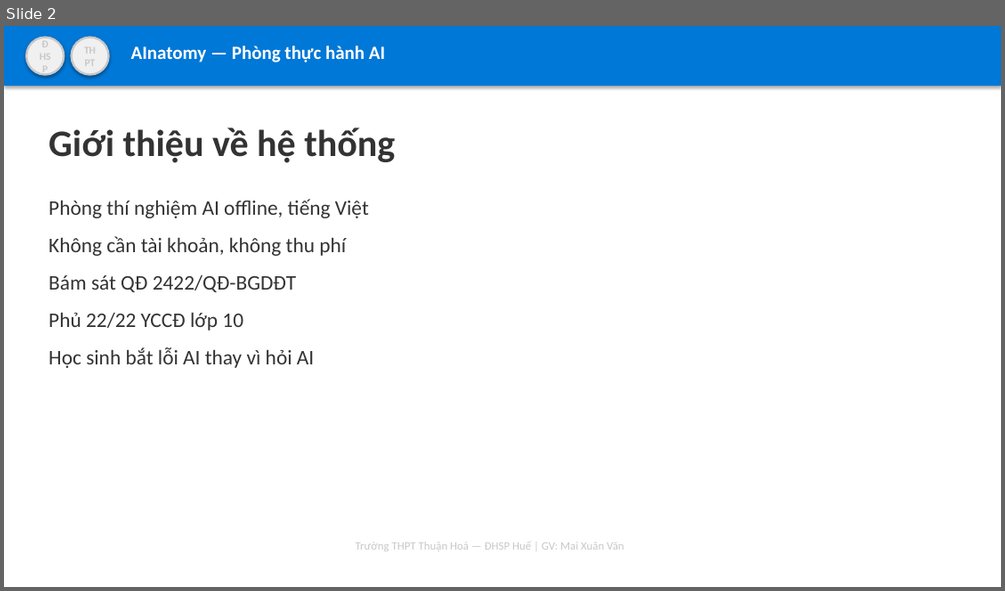
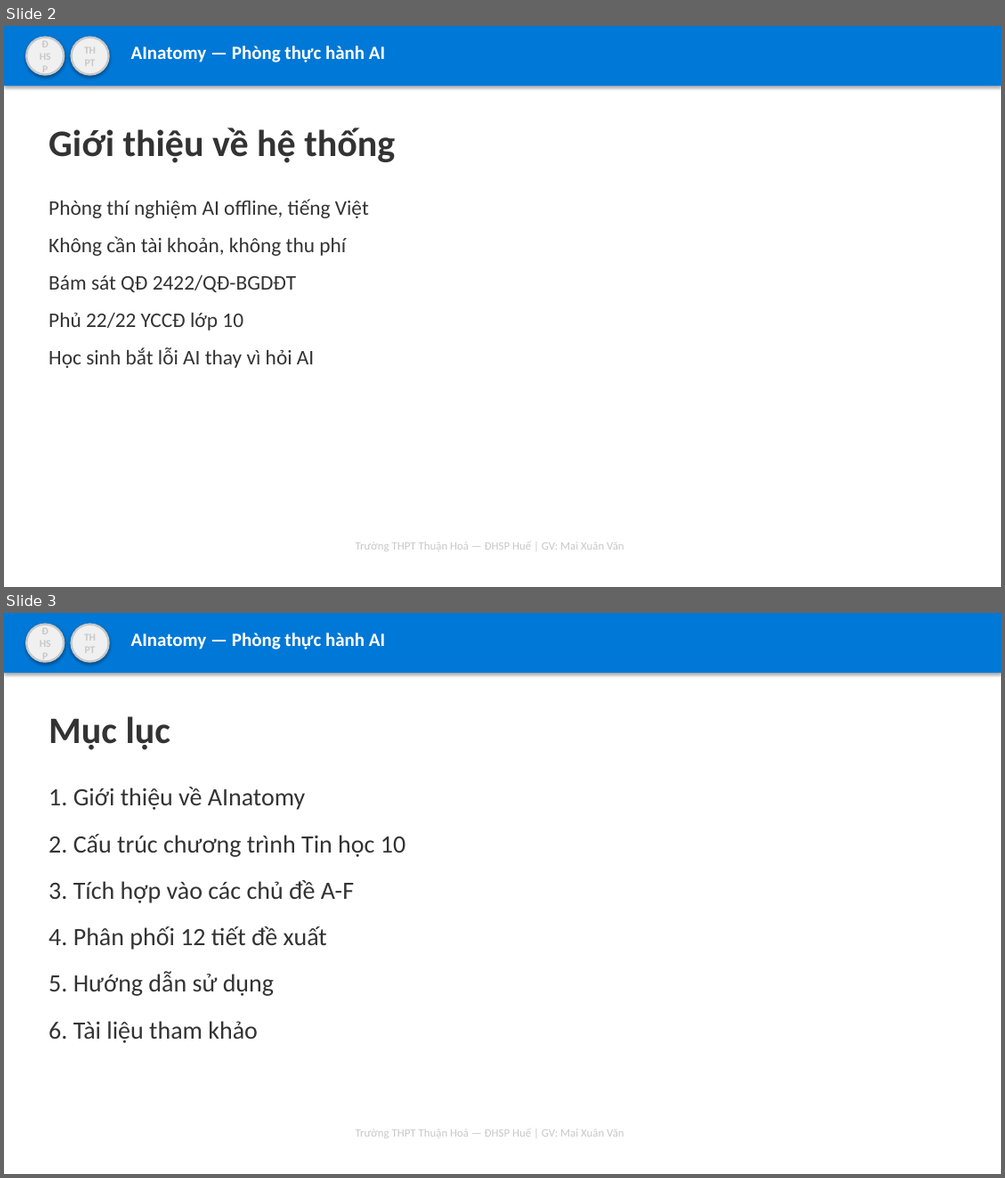
Before and after one commit to mxuanvan02/ainatomy, a slide deck: template_thuanhoa.pptx. Shown one above the other, each under a label of ours: slide 2 before the commit, slides 2 and 3 after it. The pictures are 1005x591 and 1005x1178 pixels, drawn with LibreOffice and Linux fonts; fonts in the diff are those of the drawing. Boxes give left, top, right and bottom in pixels: in the first picture for what was removed or moved away, otherwise in the second. Text is boxed around its words. In the diff, an @@ line names an element or a change of style, - is before the commit and + after.

Commit message:
Thêm template PowerPoint 8 slides và tài liệu tích hợp chương trình
- Tạo template_thuanhoa.pptx với 8 slides: bìa, giới thiệu, mục lục, 2 cột, kết thúc, giới thiệu hệ thống, tích hợp chương trình, hướng dẫn sử dụng
- Thêm HUONG_DAN_TICH_HOP.md: hướng dẫn tích hợp AInatomy vào 28 bài SGK Tin học 10
- Thêm HUONG_DAN_CHEN_LOGO.md: hướng dẫn chèn logo trường vào template
- Cập nhật README.md: thêm thông tin tác giả GV Mai Xuân Văn
- Nghiệm thu: 97/97 tiêu chí đạt

```diff
--- a/template_thuanhoa.pptx
+++ b/template_thuanhoa.pptx
@@ slide 3 added at [4, 613, 1001, 1174], background #FFFFFF @@
@@ rectangle added at [4, 613, 1001, 673], fill #0078D7 @@
@@ ellipse added at [26, 625, 64, 662], fill #F0F0F0, outline #C8C8C8 2 pt, 10 pt, text #C8C8C8, bold @@
+ĐHSP
@@ ellipse added at [72, 625, 109, 662], fill #F0F0F0, outline #C8C8C8 2 pt, 10 pt, text #C8C8C8, bold @@
+THPT
@@ text added at [131, 633, 385, 649], 18 pt, text #FFFFFF, bold @@
+AInatomy — Phòng thực hành AI
@@ text added at [48, 716, 170, 750], 36 pt, text #333333, bold @@
+Mục lục
@@ text added at [48, 787, 405, 1043], 24 pt, text #333333 @@
+1. Giới thiệu về AInatomy
+2. Cấu trúc chương trình Tin học 10
+3. Tích hợp vào các chủ đề A-F
+4. Phân phối 12 tiết đề xuất
+5. Hướng dẫn sử dụng
+6. Tài liệu tham khảo
@@ text added at [356, 1129, 623, 1138], 11 pt, text #C8C8C8 @@
+Trường THPT Thuận Hoá — ĐHSP Huế | GV: Mai Xuân Văn
```
Also in this commit, not shown: 5 other slides added, 2 other files.
